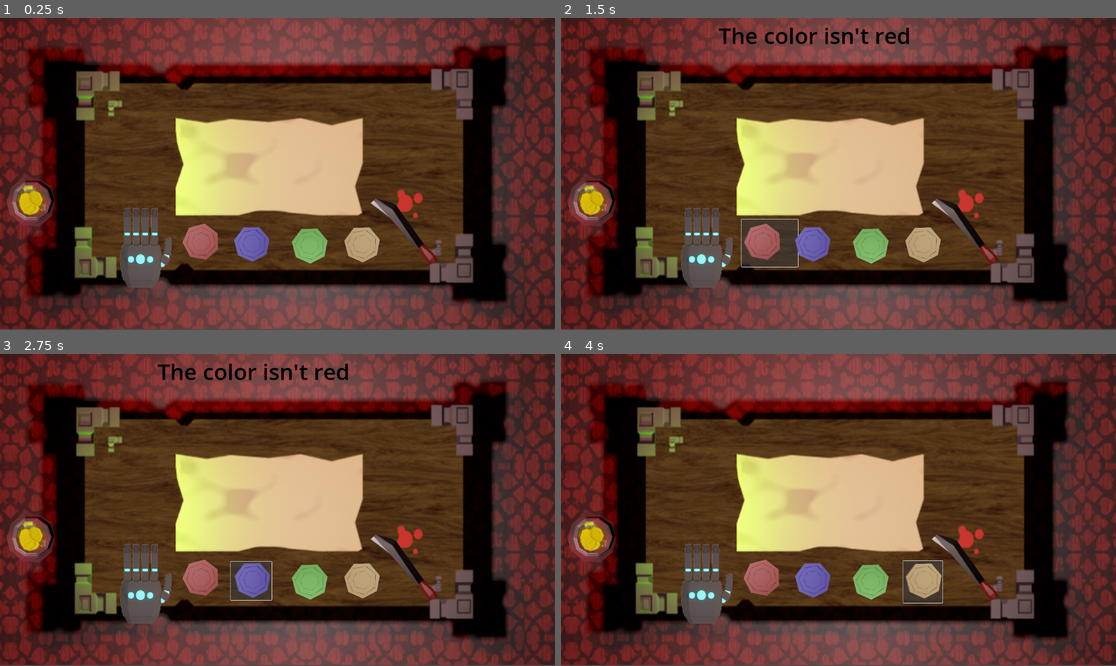
Above: before the commit, frames 1-4 (two rows, left to right).
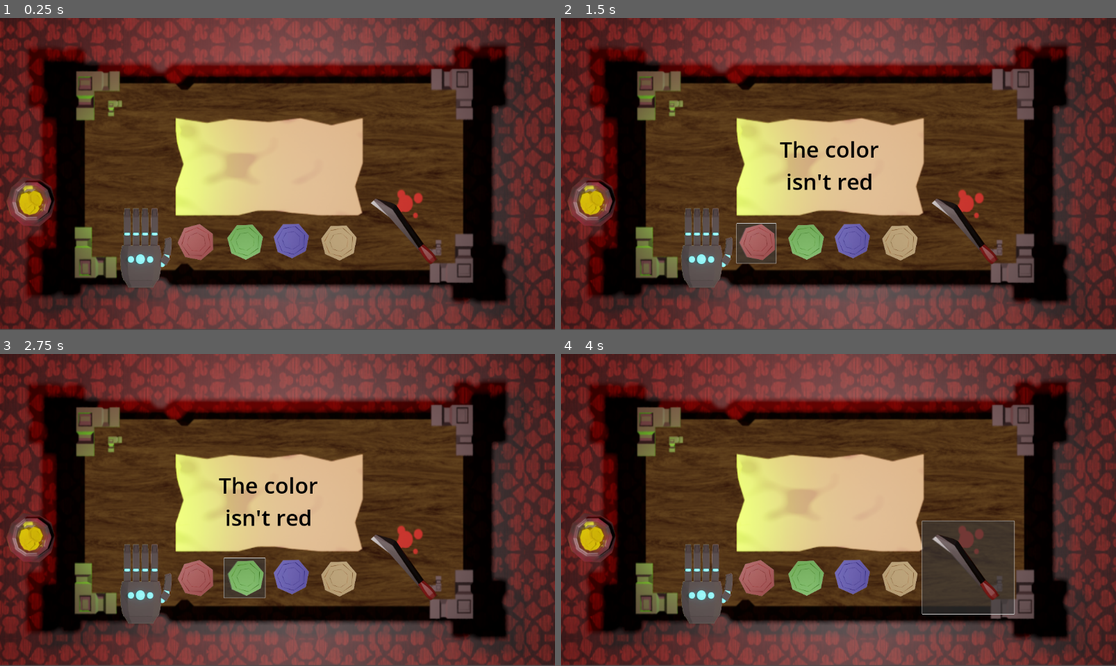
Above: after the commit, the same moments.

Repository: avanishbadhan/jumpstart
Game: Godot game, scene res://main.tscn
The game is run twice, just before and just after one commit, with the same random seed, the same clock (stepped at 60 frames per second) and the same inputs.
Inputs (mouse positions are in pixels of both pictures, inside the frame that each line leads up to):
- Up to frame 1 (0.25 s): no input
- Up to frame 2 (1.5 s): click (966, 230) at 0.52 s; click (771, 242) at 1.27 s
- Up to frame 3 (2.75 s): click (249, 581) at 2.02 s
- Up to frame 4 (4 s): click (871, 581) at 2.77 s; click (921, 581) at 3.52 s

The runs differ from the first frame. In frame 1, 2.6% of the frame differs, in the area x 32-69%, y 65-79%; in frame 2, 4.2%, in the area x 28-69%, y 3-80%; in frame 3, 4.1%; in frame 4, 4.1%.

Commit message:
update 0.7

Diff:
--- a/main.tscn
+++ b/main.tscn
@@ -50,12 +50,14 @@
 
 [node name="Not_Green" type="Label" parent="Control"]
 layout_mode = 0
-offset_left = -434.0
-offset_top = -254.0
-offset_right = -325.0
-offset_bottom = -190.0
+offset_left = -363.0
+offset_top = -18.0
+offset_right = -44.0
+offset_bottom = 125.0
 theme_override_colors/font_color = Color(0.18959081, 0.096351765, 0.013852307, 1)
 theme_override_font_sizes/font_size = 46
+horizontal_alignment = 1
+autowrap_mode = 3
 
 [node name="machete" type="Button" parent="Control"]
 layout_mode = 1
@@ -92,37 +94,37 @@
 autoplay = true
 
 [node name="red_select" type="Button" parent="."]
-offset_left = 375.0
-offset_top = 418.0
-offset_right = 635.0
-offset_bottom = 638.0
+offset_left = 365.0
+offset_top = 427.0
+offset_right = 546.0
+offset_bottom = 610.0
 scale = Vector2(0.45, 0.45)
 theme_override_styles/normal = SubResource("StyleBoxEmpty_ycdy4")
 icon = ExtResource("9_ycdy4")
 
 [node name="blue_select" type="Button" parent="."]
-offset_left = 479.0
-offset_top = 431.0
-offset_right = 566.0
-offset_bottom = 502.0
+offset_left = 561.0
+offset_top = 424.0
+offset_right = 750.0
+offset_bottom = 602.0
 scale = Vector2(0.45, 0.45)
 theme_override_styles/normal = SubResource("StyleBoxEmpty_yaehf")
 icon = ExtResource("10_w48qg")
 
 [node name="green_select" type="Button" parent="."]
-offset_left = 599.0
-offset_top = 432.0
-offset_right = 678.0
-offset_bottom = 499.0
+offset_left = 465.0
+offset_top = 424.0
+offset_right = 655.0
+offset_bottom = 607.0
 scale = Vector2(0.45, 0.45)
 theme_override_styles/normal = SubResource("StyleBoxEmpty_074og")
 icon = ExtResource("11_vivmo")
 
 [node name="yellow_select" type="Button" parent="."]
-offset_left = 710.0
-offset_top = 430.0
-offset_right = 807.0
-offset_bottom = 501.0
+offset_left = 662.0
+offset_top = 426.0
+offset_right = 845.0
+offset_bottom = 619.0
 scale = Vector2(0.45, 0.45)
 theme_override_styles/normal = SubResource("StyleBoxEmpty_cegan")
 button_group = SubResource("ButtonGroup_82xsv")
Binary file added: ricebox_allcaps/Ricebox Allcaps.otf
Not shown, added: ricebox_allcaps/Ricebox Allcaps.otf.import
Binary file added: ricebox_allcaps/Ricebox Allcaps.png
Not shown, added: ricebox_allcaps/Ricebox Allcaps.png.import
Binary file added: ricebox_allcaps/Ricebox Allcaps.ttf
Not shown, added: ricebox_allcaps/Ricebox Allcaps.ttf.import
Not shown, added: ricebox_allcaps/Ricebox Allcaps.txt
Not shown, added: .DS_Store
Not shown, added: ricebox_allcaps 2.zip
Not shown, added: ricebox_allcaps.zip
Not shown, added: ricebox_allcaps/.DS_Store
